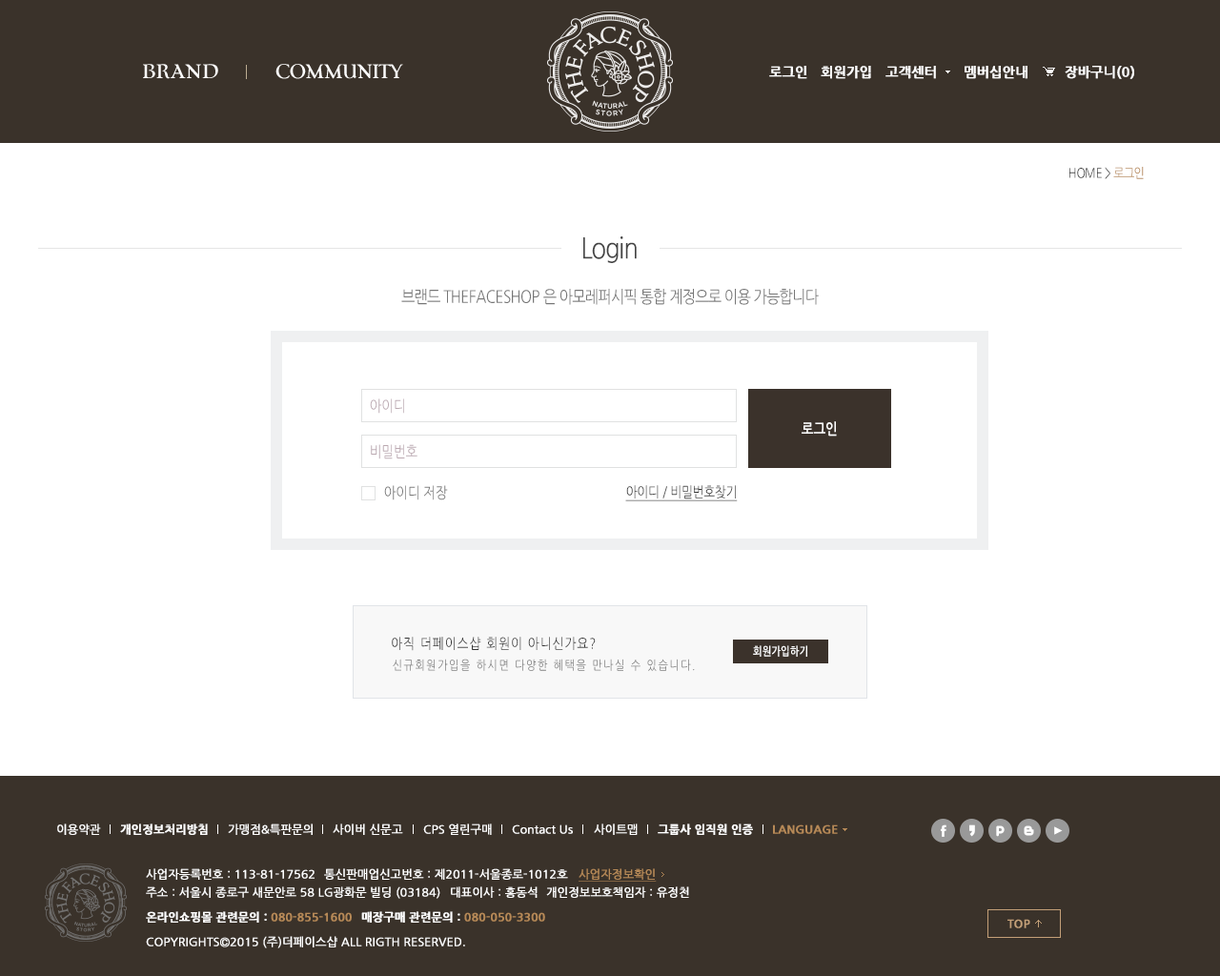
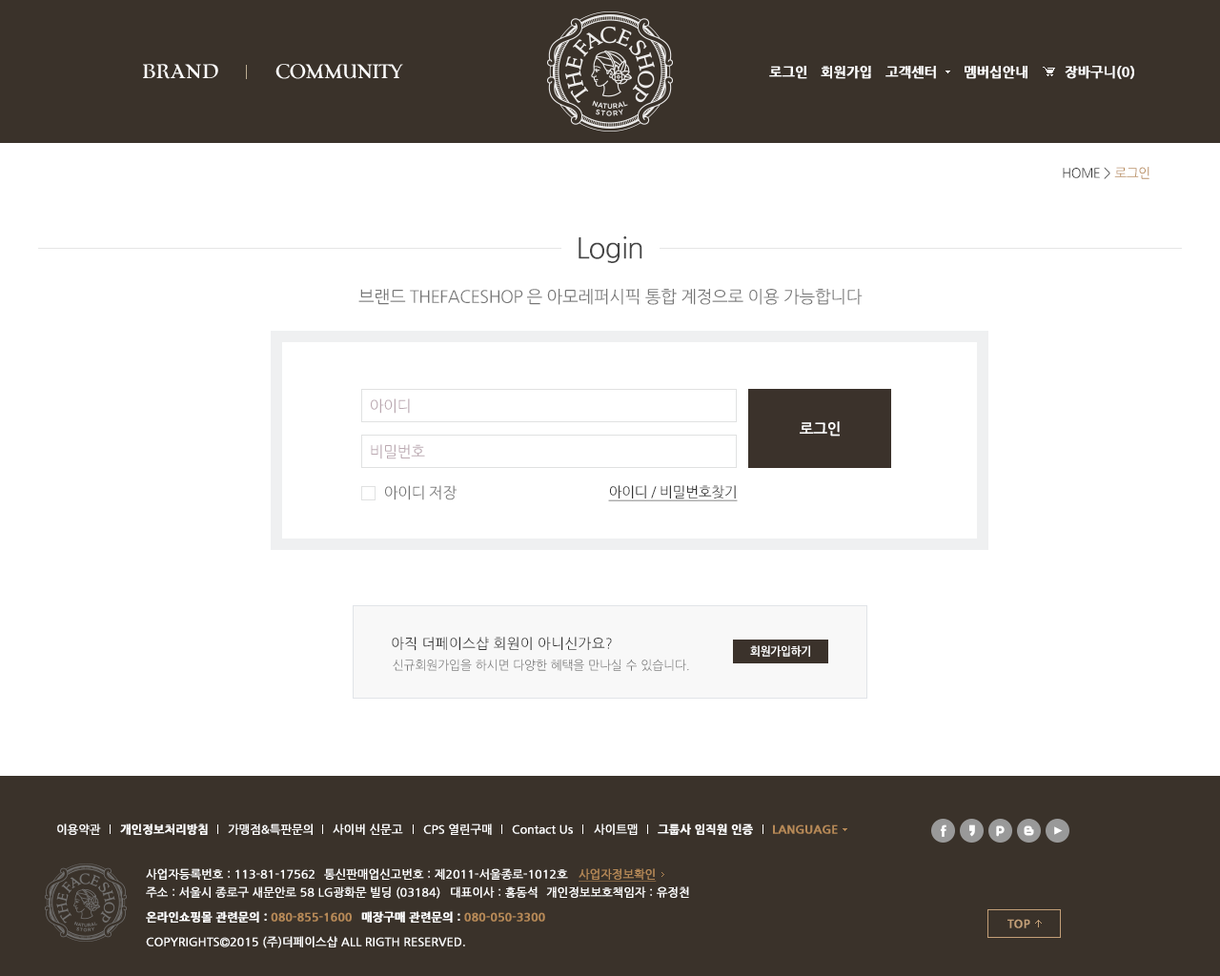
Revision of a layered 1220 × 976 image; what changed, layer by layer:
painted on "HOME > 로그인" over [1063, 166, 1150, 180]
painted on "Login" over [578, 236, 643, 264]
painted on "브랜드 THEFACESHOP 은 아모레퍼시픽 통합 계정으로 이용 가능합니다" over [358, 288, 863, 306]
painted on "아이디 / 비밀번호찾기" over [608, 485, 738, 502]
painted on "아이디 저장" over [384, 485, 457, 501]
painted on "로그인" (1st of 2, in "container" › "로그인박스") over [799, 421, 840, 437]
painted on "아이디" (1st of 2, in "container" › "로그인박스") over [369, 398, 410, 414]
painted on "비밀번호" (1st of 2, in "container" › "로그인박스") over [370, 444, 426, 460]
painted on "회원가입하기" over [750, 645, 811, 657]
painted on "신규회원가입을 하시면 다양한 혜택을 만나실 수 있습니다." over [392, 658, 696, 672]
painted on "아직 더페이스샵 회원이 아니신가요?" over [391, 636, 613, 652]
